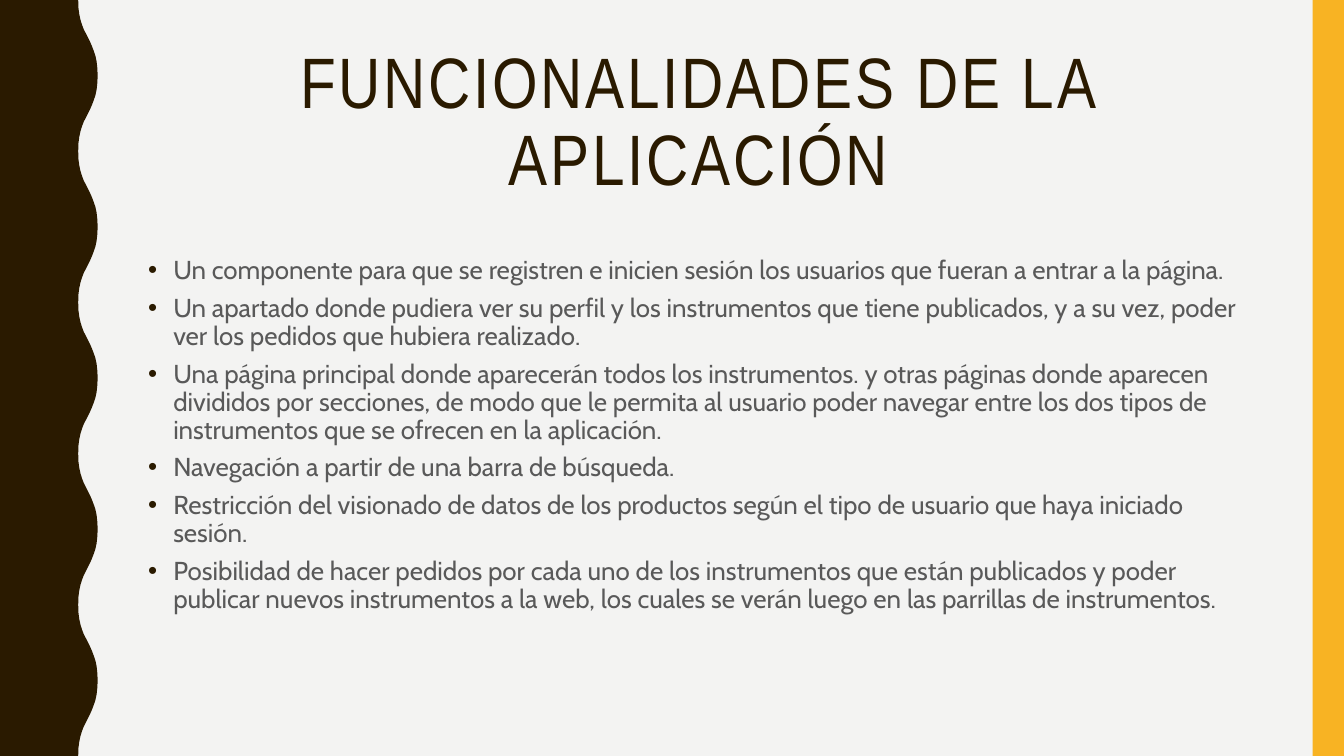
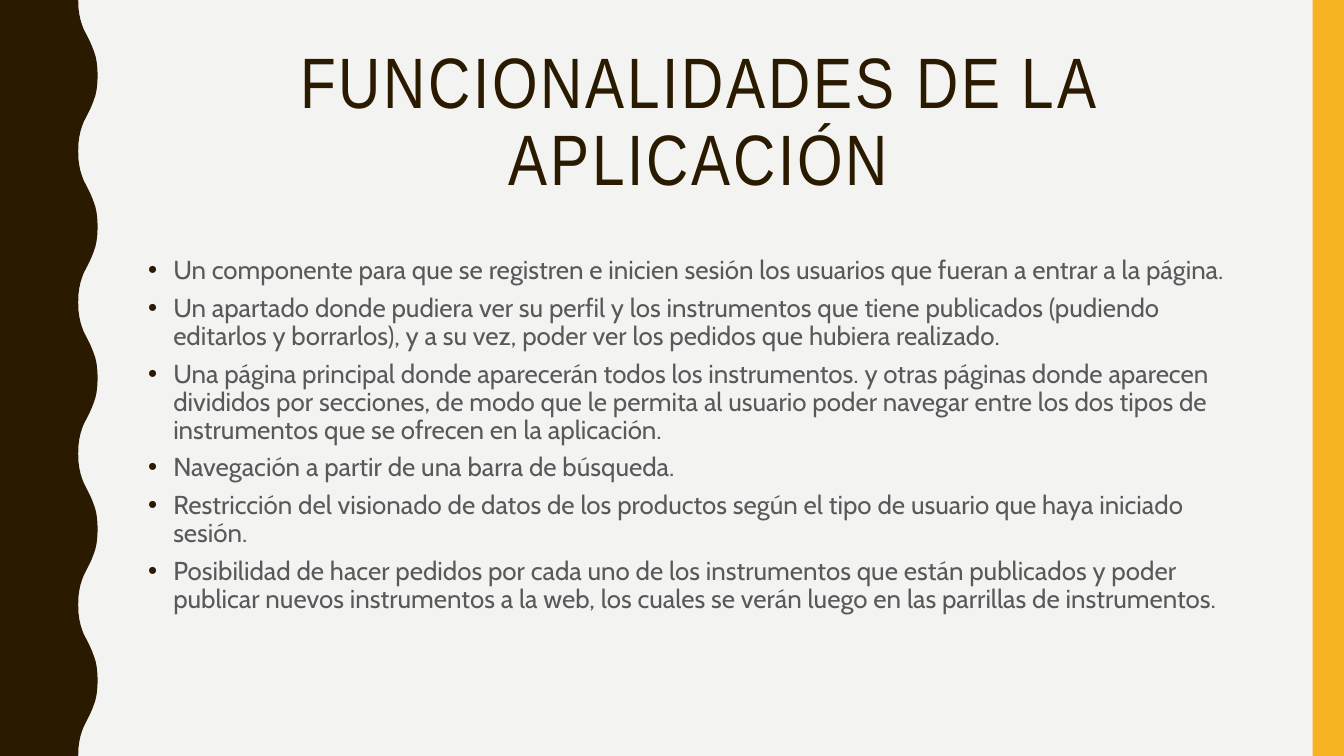
Before and after one commit to Piccolo1119/ProyectoFinalGrado, a slide deck: slide 4 of Documentacion/ElectricHalen.pptx. Drawn at 1344x756 pixels with LibreOffice and Linux fonts; fonts in the diff are those of the drawing. Boxes give left, top, right and bottom in pixels: in the first picture for what was removed or moved away, otherwise in the second. Text is boxed around its words. In the diff, an @@ line names an element or a change of style, - is before the commit and + after.

Commit message:
ppt

```diff
--- a/Documentacion/ElectricHalen.pptx
+++ b/Documentacion/ElectricHalen.pptx
@@ text at (x1=173, y1=297, x2=1159, y2=350): text changed @@
-• Un apartado donde pudiera ver su perfil y los instrumentos que tiene publicados, y a su vez, poder ver los pedidos que hubiera realizado.
+• Un apartado donde pudiera ver su perfil y los instrumentos que tiene publicados (pudiendo editarlos y borrarlos), y a su vez, poder ver los pedidos que hubiera realizado.
```
